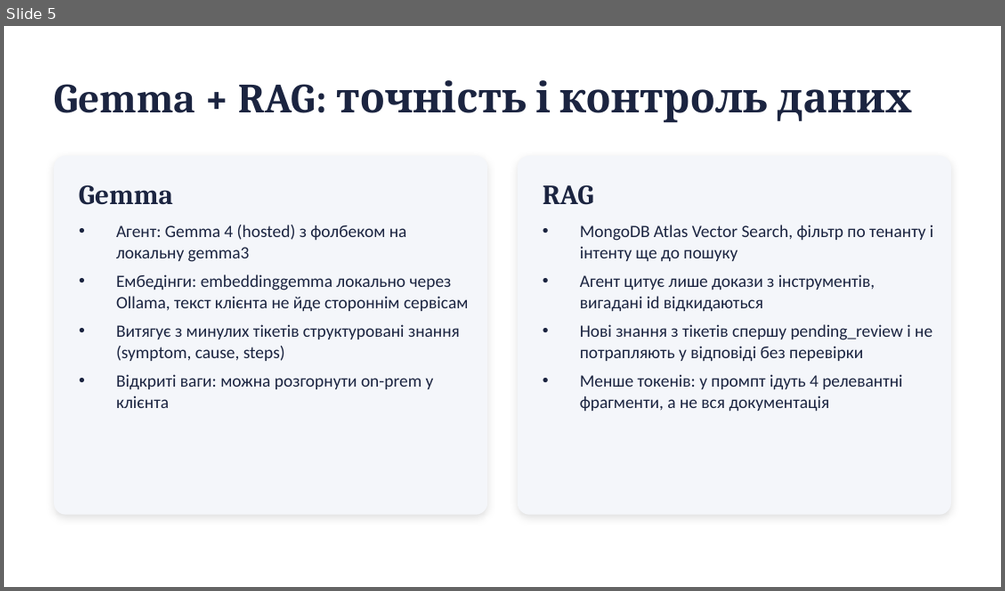
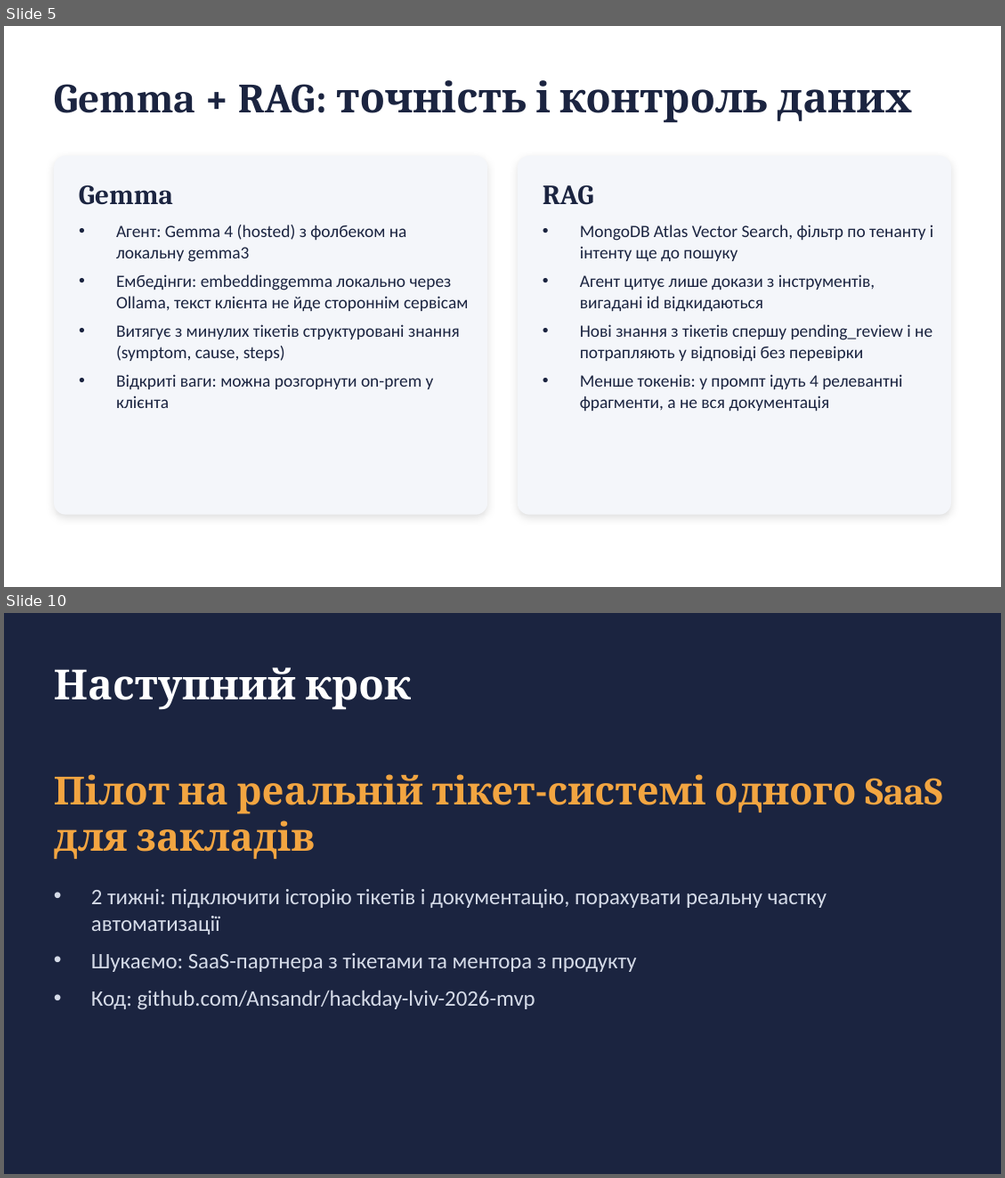
Before and after one commit to Ansandr/hackday-lviv-2026-mvp, a slide deck: docs/pitch/support-desk-pitch.pptx. Shown one above the other, each under a label of ours: slide 5 before the commit, slides 5 and 10 after it; the slides between them are not shown. The pictures are 1005x591 and 1005x1178 pixels, drawn with LibreOffice and Linux fonts; fonts in the diff are those of the drawing. Boxes give left, top, right and bottom in pixels: in the first picture for what was removed or moved away, otherwise in the second. Text is boxed around its words. In the diff, an @@ line names an element or a change of style, - is before the commit and + after.

```diff
--- a/docs/pitch/support-desk-pitch.pptx
+++ b/docs/pitch/support-desk-pitch.pptx
@@ slide 10 added at (4, 613, 1001, 1174), background #1B2440 @@
@@ text added at (54, 667, 410, 710), 30 pt, text #FFFFFF, bold @@
+Наступний крок
@@ text added at (54, 774, 942, 859), 28 pt, text #F2A541, bold @@
+Пілот на реальній тікет-системі одного SaaS для закладів
@@ text added at (91, 889, 826, 1010), 16 pt, text #D5DBE8 @@
+• 2 тижні: підключити історію тікетів і документацію, порахувати реальну частку автоматизації
+• Шукаємо: SaaS-партнера з тікетами та ментора з продукту
+• Код: github.com/Ansandr/hackday-lviv-2026-mvp
```
Also in this commit, not shown: 5 slides changed, 1 other slide added, 2 other files.
